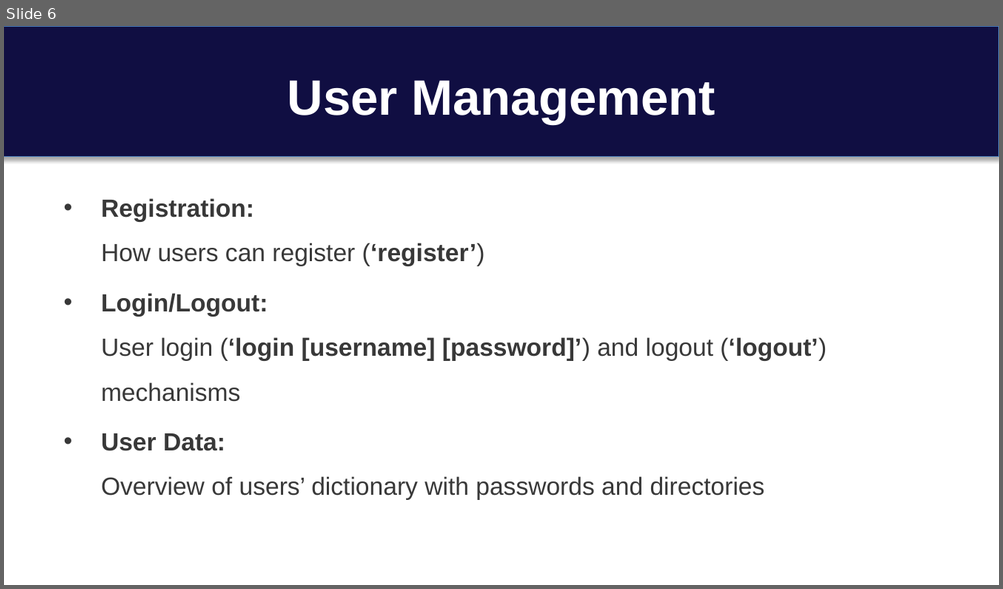
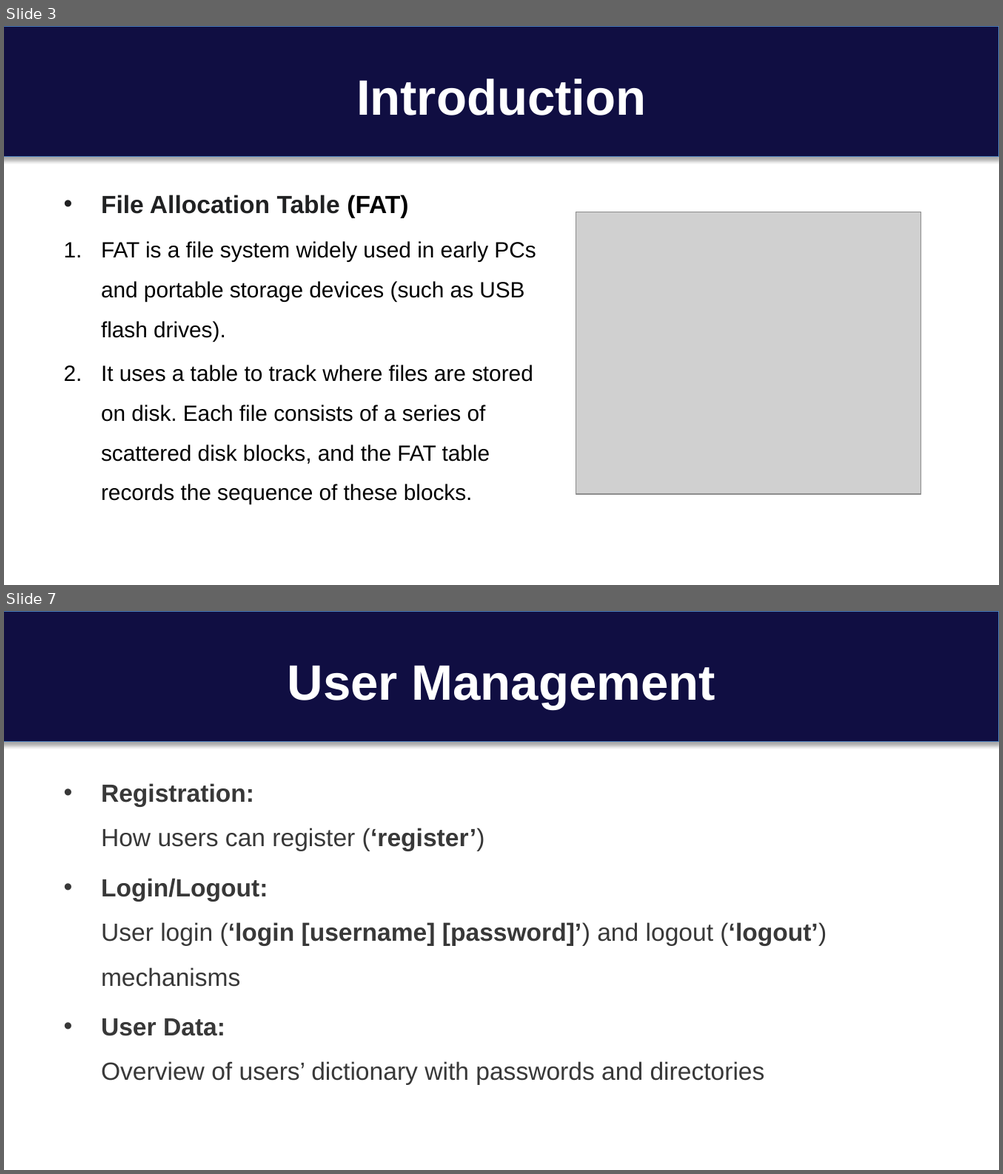
Before and after one commit to cseuconn/CSE-OS-2023-FALL, a slide deck: CSE-5305/Zongming_Juli/VFS presentation.pptx. Shown one above the other, each under a label of ours: slide 6 before the commit, slides 3 and 7 after it; the slides between them are not shown. The pictures are 1003x589 and 1003x1174 pixels, drawn with LibreOffice and Linux fonts; fonts in the diff are those of the drawing; grey boxes stand for pictures. Boxes give left, top, right and bottom in pixels: in the first picture for what was removed or moved away, otherwise in the second. Text is boxed around its words. In the diff, an @@ line names an element or a change of style, - is before the commit and + after.

```diff
--- a/CSE-5305/Zongming_Juli/VFS presentation.pptx
+++ b/CSE-5305/Zongming_Juli/VFS presentation.pptx
@@ slide 3 added at [4,26,999,585], background #FFFFFF; not listed: 1 template element that a slide beside it also shows @@
@@ title added at [356,79,646,116], 36 pt, text #FFFFFF, bold @@
+Introduction
@@ text added at [101,195,535,505], 16 pt, text #000000 @@
+• File Allocation Table (FAT)
+1. FAT is a file system widely used in early PCs and portable storage devices (such as USB flash drives).
+2. It uses a table to track where files are stored on disk. Each file consists of a series of scattered disk blocks, and the FAT table records the sequence of these blocks.
@@ picture added at [576,212,921,494] @@
@@ what was slide 6 is now slide 7 @@
```
Also in this commit, not shown: 7 slides changed, 11 other slides added, 2 slides removed, 1 other file.
